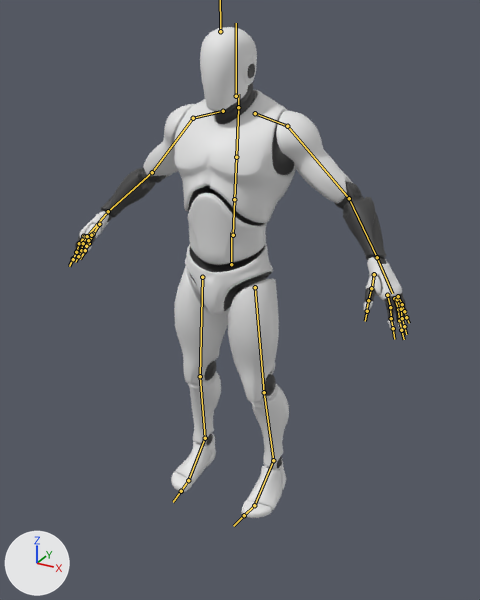
The Blender file combat-character-select/Design/Blender/manequin.blend: old version first, new version second.
Before and after are seen from a 50 mm camera at (1.16, -2.01, 1.88) aimed at (0.09, -0.07, 0.91). Every picture has the same lights, and +X, +Y and +Z are marked at lower left. The bones that bend it are drawn over the model as lines.

Objects in the first picture: 'obj-manequin'.
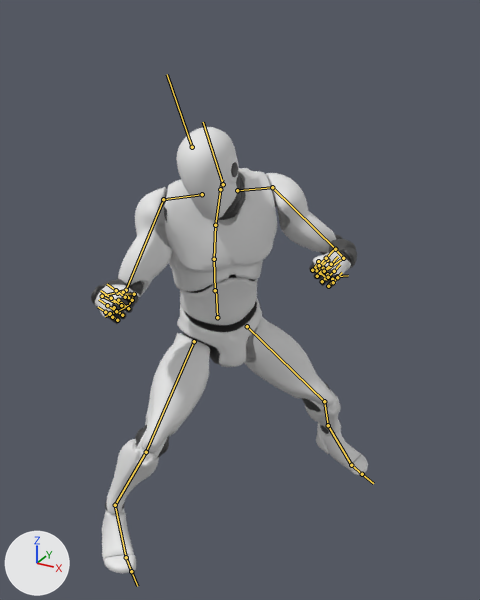
The newer file adds an action. The first version stands in its rest pose; the second is drawn at frame 70 of the action 'idle-mk1-right'.

The change in detail:
Bone 'Ctrl_Thumb1_Left' (bone_ctrl_thumb1_left) turns from (0, 0, 0) to (35, -2, -27) degrees about its own x, y and z.
Bone 'Ctrl_Thumb2_Left' (bone_ctrl_thumb2_left) turns from (0, 0, 0) to (6, 9, -94) degrees about its own x, y and z.
Bone 'Ctrl_Thumb3_Left' (bone_ctrl_thumb3_left) turns from (0, 0, 0) to (12, 4, -41) degrees about its own x, y and z.
Bone 'Ctrl_Index1_Left' (bone_ctrl_index1_left) turns from (0, 0, 0) to (85, 6, -3) degrees about its own x, y and z.
Bone 'Ctrl_Index2_Left' (bone_ctrl_index2_left) turns from (0, 0, 0) to (86, 5, -6) degrees about its own x, y and z.
Bone 'Ctrl_Index3_Left' (bone_ctrl_index3_left) turns from (0, 0, 0) to (57, 3, -5) degrees about its own x, y and z.
Bone 'Ctrl_Middle1_Left' (bone_ctrl_middle1_left) turns from (0, 0, 0) to (92, 6, -2) degrees about its own x, y and z.
Bone 'Ctrl_Middle2_Left' (bone_ctrl_middle2_left) turns from (0, 0, 0) to (82, 4, -6) degrees about its own x, y and z.
Bone 'Ctrl_Middle3_Left' (bone_ctrl_middle3_left) turns from (0, 0, 0) to (60, 3, -5) degrees about its own x, y and z.
Bone 'Ctrl_Ring1_Left' (bone_ctrl_ring1_left) turns from (0, 0, 0) to (91, 7, 3) degrees about its own x, y and z.
Bone 'Ctrl_Ring2_Left' (bone_ctrl_ring2_left) turns from (0, 0, 0) to (82, 4, -6) degrees about its own x, y and z.
Bone 'Ctrl_Ring3_Left' (bone_ctrl_ring3_left) turns from (0, 0, 0) to (60, 3, -5) degrees about its own x, y and z.
Bone 'Ctrl_Pinky1_Left' (bone_ctrl_pinky1_left) turns from (0, 0, 0) to (95, 11, 13) degrees about its own x, y and z.
Bone 'Ctrl_Pinky2_Left' (bone_ctrl_pinky2_left) turns from (0, 0, 0) to (86, 5, -1) degrees about its own x, y and z.
Bone 'Ctrl_Pinky3_Left' (bone_ctrl_pinky3_left) turns from (0, 0, 0) to (56, 2, -5) degrees about its own x, y and z.
Bone 'Ctrl_Thumb1_Right' (bone_ctrl_thumb1_right) turns from (0, 0, 0) to (27, -10, -8) degrees about its own x, y and z.
Bone 'Ctrl_Thumb2_Right' (bone_ctrl_thumb2_right) turns from (0, 0, 0) to (26, -17, 91) degrees about its own x, y and z.
Bone 'Ctrl_Thumb3_Right' (bone_ctrl_thumb3_right) turns from (0, 0, 0) to (26, -5, 44) degrees about its own x, y and z.
Bone 'Ctrl_Index1_Right' (bone_ctrl_index1_right) turns from (0, 0, 0) to (89, -8, 5) degrees about its own x, y and z.
Bone 'Ctrl_Index2_Right' (bone_ctrl_index2_right) turns from (0, 0, 0) to (81, -6, 9) degrees about its own x, y and z.
Bone 'Ctrl_Index3_Right' (bone_ctrl_index3_right) turns from (0, 0, 0) to (60, -4, 5) degrees about its own x, y and z.
Bone 'Ctrl_Middle1_Right' (bone_ctrl_middle1_right) turns from (0, 0, 0) to (99, -8, 0) degrees about its own x, y and z.
Bone 'Ctrl_Middle2_Right' (bone_ctrl_middle2_right) turns from (0, 0, 0) to (74, -4, 9) degrees about its own x, y and z.
Bone 'Ctrl_Middle3_Right' (bone_ctrl_middle3_right) turns from (0, 0, 0) to (55, -3, 5) degrees about its own x, y and z.
Bone 'Ctrl_Ring1_Right' (bone_ctrl_ring1_right) turns from (0, 0, 0) to (92, -9, -3) degrees about its own x, y and z.
Bone 'Ctrl_Ring2_Right' (bone_ctrl_ring2_right) turns from (0, 0, 0) to (80, -6, 9) degrees about its own x, y and z.
Bone 'Ctrl_Ring3_Right' (bone_ctrl_ring3_right) turns from (0, 0, 0) to (58, -4, 6) degrees about its own x, y and z.
Bone 'Ctrl_Pinky1_Right' (bone_ctrl_pinky1_right) turns from (0, 0, 0) to (92, -10, -10) degrees about its own x, y and z.
Bone 'Ctrl_Pinky2_Right' (bone_ctrl_pinky2_right) turns from (0, 0, 0) to (87, -7, 9) degrees about its own x, y and z.
Bone 'Ctrl_Pinky3_Right' (bone_ctrl_pinky3_right) turns from (0, 0, 0) to (51, -3, 6) degrees about its own x, y and z.
Bone 'Ctrl_Hips' (bone_ctrl_hips) moves from (0.0, 0.0, 0.0) to (-0.043, -0.215, 0.033).
Bone 'Ctrl_Hips' (bone_ctrl_hips) turns from (0, 0, 0) to (10, 53, 7) degrees about its own x, y and z.
Bone 'Ctrl_Spine' (bone_ctrl_spine) turns from (0, 0, 0) to (6, -1, -1) degrees about its own x, y and z.
Bone 'Ctrl_Spine1' (bone_ctrl_spine1) turns from (0, 0, 0) to (12, -2, 0) degrees about its own x, y and z.
Bone 'Ctrl_Spine2' (bone_ctrl_spine2) turns from (0, 0, 0) to (12, -2, 0) degrees about its own x, y and z.
Bone 'Ctrl_Neck' (bone_ctrl_neck) turns from (0, 0, 0) to (-4, -6, -1) degrees about its own x, y and z.
Bone 'Ctrl_Head' (bone_ctrl_head) turns from (0, 0, 0) to (-17, -28, 30) degrees about its own x, y and z.
Bone 'Ctrl_Shoulder_Left' (bone_ctrl_shoulder_left) turns from (0, 0, 0) to (-12, 0, 1) degrees about its own x, y and z.
Bone 'Ctrl_Shoulder_Right' (bone_ctrl_shoulder_right) turns from (0, 0, 0) to (-8, 1, 4) degrees about its own x, y and z.
Bone 'Ctrl_ArmPole_IK_Left' (bone_ctrl_armpole_ik_left) moves from (0.0, 0.0, 0.0) to (0.07, -0.114, 0.712).
Bone 'Ctrl_ArmPole_IK_Left' (bone_ctrl_armpole_ik_left) turns from (0, 0, 0) to (-98, -53, 2) degrees about its own x, y and z.
Bone 'Ctrl_Hand_IK_Left' (bone_ctrl_hand_ik_left) moves from (0.0, 0.0, 0.0) to (-0.082, -0.033, 0.07).
Bone 'Ctrl_Hand_IK_Left' (bone_ctrl_hand_ik_left) turns from (0, 0, 0) to (2, 16, 75) degrees about its own x, y and z.
Bone 'Ctrl_ArmPole_IK_Right' (bone_ctrl_armpole_ik_right) moves from (0.0, 0.0, 0.0) to (-0.031, -0.165, 0.572).
Bone 'Ctrl_ArmPole_IK_Right' (bone_ctrl_armpole_ik_right) turns from (0, 0, 0) to (-98, -53, 2) degrees about its own x, y and z.
Bone 'Ctrl_Hand_IK_Right' (bone_ctrl_hand_ik_right) moves from (0.0, 0.0, 0.0) to (0.708, -0.06, 0.374).
Bone 'Ctrl_Hand_IK_Right' (bone_ctrl_hand_ik_right) turns from (0, 0, 0) to (30, 15, -114) degrees about its own x, y and z.
Bone 'Ctrl_Foot_IK_Left' (bone_ctrl_foot_ik_left) moves from (0.0, 0.0, 0.0) to (-0.087, -0.352, 0.004).
Bone 'Ctrl_Foot_IK_Left' (bone_ctrl_foot_ik_left) turns from (0, 0, 0) to (0, 3, 67) degrees about its own x, y and z.
Bone 'Ctrl_LegPole_IK_Left' (bone_ctrl_legpole_ik_left) moves from (0.0, 0.0, 0.0) to (-0.157, 0.017, -0.319).
Bone 'Ctrl_LegPole_IK_Left' (bone_ctrl_legpole_ik_left) turns from (0, 0, 0) to (-90, -67, -3) degrees about its own x, y and z.
Bone 'Ctrl_Foot_IK_Right' (bone_ctrl_foot_ik_right) moves from (0.0, 0.0, 0.0) to (0.105, 0.533, 0.0).
Bone 'Ctrl_Foot_IK_Right' (bone_ctrl_foot_ik_right) turns from (0, 0, 0) to (0, 0, 47) degrees about its own x, y and z.
Bone 'Ctrl_LegPole_IK_Right' (bone_ctrl_legpole_ik_right) moves from (0.0, 0.0, 0.0) to (0.007, 0.136, -0.361).
Bone 'Ctrl_LegPole_IK_Right' (bone_ctrl_legpole_ik_right) turns from (0, 0, 0) to (-90, -47, 0) degrees about its own x, y and z.

Changed parts and their boxes [x1, y1, x2, y2] in the pictures (480 x 600 px):
'obj-manequin', posed (18% narrower, 9% shorter)
    before: [72, 27, 408, 518]
    after: [91, 127, 368, 574]
